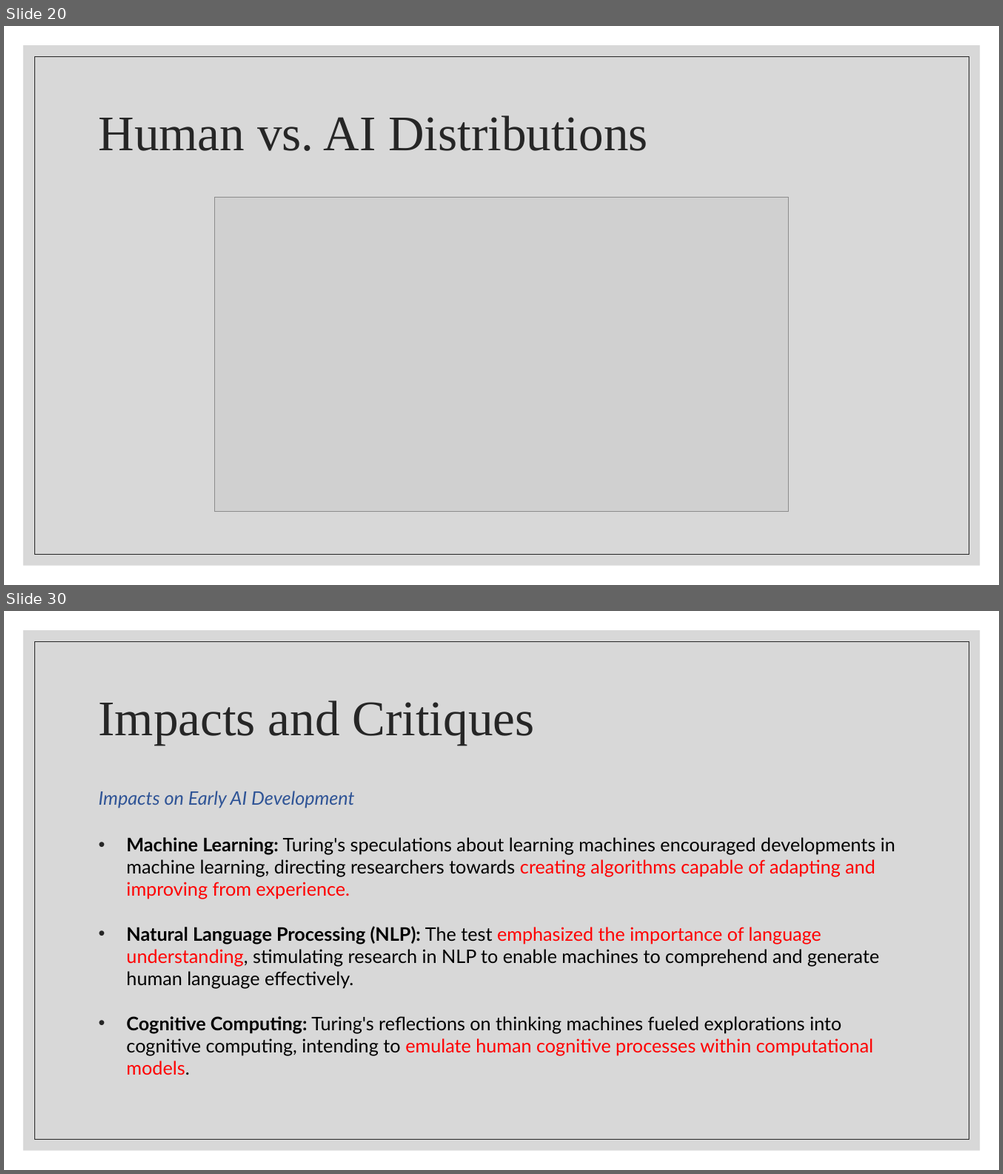
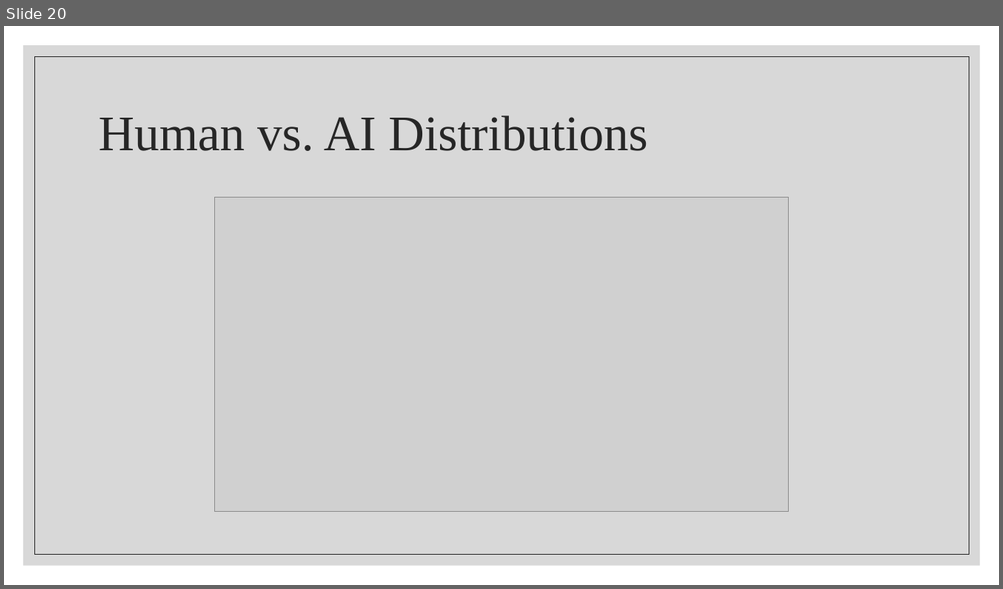
Before and after one commit to wutmeownow/phys441, a slide deck: JupyterNotebooks/LLS/Lecture2.pptx. Shown one above the other, each under a label of ours: slides 20 and 30 before the commit, slide 20 after it; the slides between them are not shown. The pictures are 1003x1174 and 1003x589 pixels, drawn with LibreOffice and Linux fonts; fonts in the diff are those of the drawing; grey boxes stand for pictures. Boxes give left, top, right and bottom in pixels: in the first picture for what was removed or moved away, otherwise in the second. Text is boxed around its words. In the diff, an @@ line names an element or a change of style, - is before the commit and + after.

```diff
--- a/JupyterNotebooks/LLS/Lecture2.pptx
+++ b/JupyterNotebooks/LLS/Lecture2.pptx
@@ slide 30 removed at (x1=4, y1=611, x2=999, y2=1170), background #FFFFFF; not listed: 2 template elements that a slide beside it also shows @@
@@ title removed at (x1=99, y1=701, x2=535, y2=744) @@
-Impacts and Critiques
@@ text removed at (x1=99, y1=791, x2=895, y2=1075) @@
-Impacts on Early AI Development
-• Machine Learning: Turing's speculations about learning machines encouraged developments in machine learning, directing researchers towards creating algorithms capable of adapting and improving from experience.
-• Natural Language Processing (NLP): The test emphasized the importance of language understanding, stimulating research in NLP to enable machines to comprehend and generate human language effectively.
-• Cognitive Computing: Turing's reflections on thinking machines fueled explorations into cognitive computing, intending to emulate human cognitive processes within computational models.
```
Also in this commit, not shown: 23 other slides removed, 2 other files.
